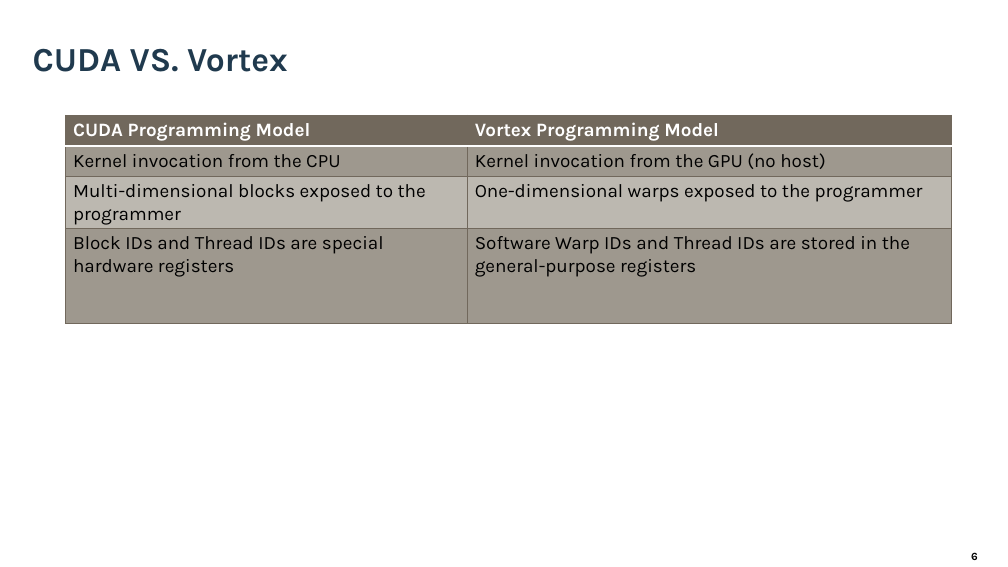
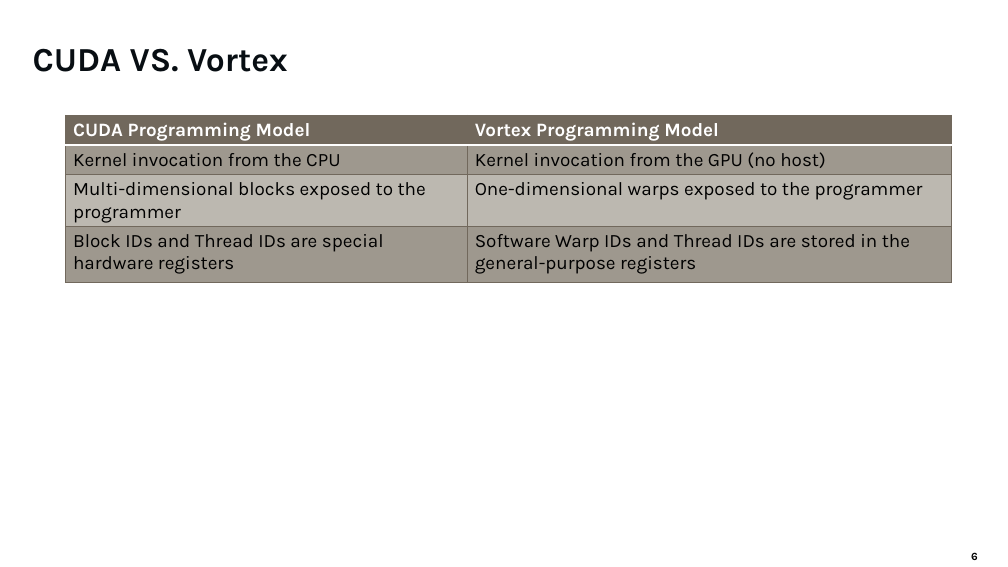
Before and after one commit to vortexgpgpu/vortex, a slide deck: slide 6 of docs/Vortex.pptx. Drawn at 1008x567 pixels with LibreOffice and Linux fonts; fonts in the diff are those of the drawing; background and template pictures are left out. Boxes give left, top, right and bottom in pixels: in the first picture for what was removed or moved away, otherwise in the second. Text is boxed around its words. In the diff, an @@ line names an element or a change of style, - is before the commit and + after.

```diff
--- a/docs/Vortex.pptx
+++ b/docs/Vortex.pptx
@@ text "CUDA VS. Vortex" at (33,48,288,72): text colour #203A4E to #080E13, letter outline #203A4E 0.71 pt to none @@
@@ table at (66,115,951,302) @@
@@ fill #71685C at 40% opacity to #9E988E in 4 cells @@
@@ fill none to #BCB8B0 in row 3 @@
@@ borders changed @@
```
Also in this commit, not shown: 29 other slides changed, 48 other files.
